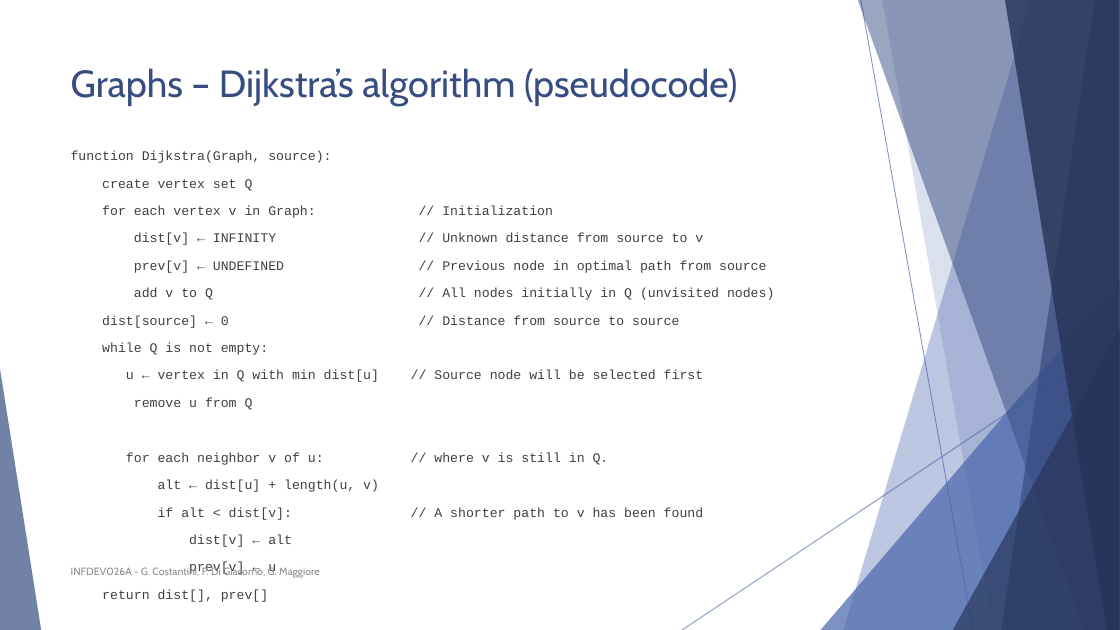
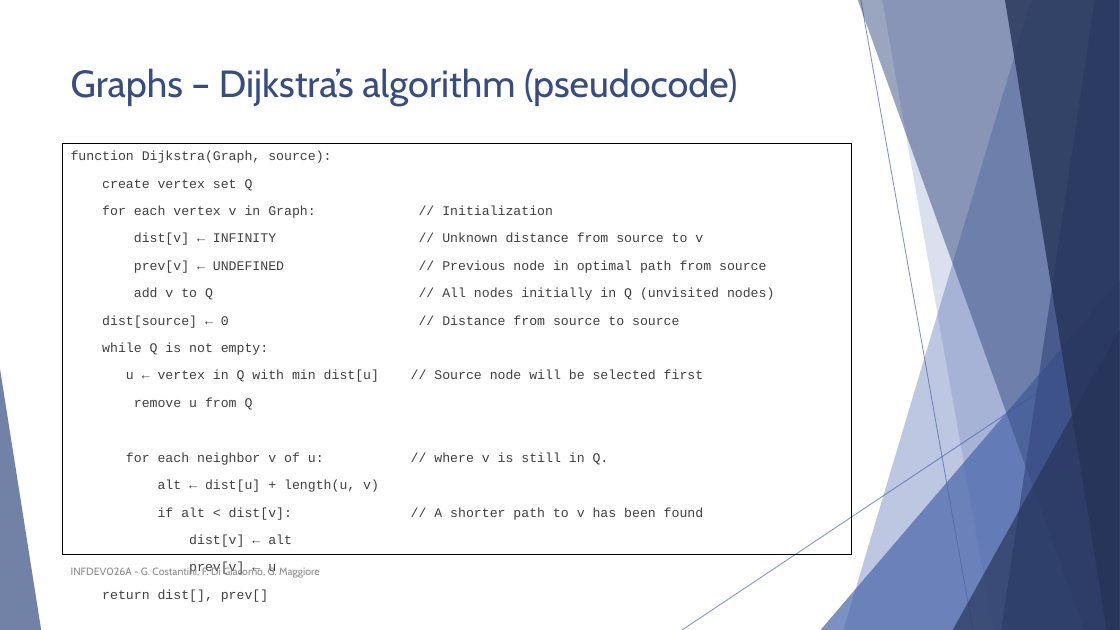
Before and after one commit to polyanos/INFDEV01-6A, a slide deck: slide 47 of Slides/Unit 5 - Graphs.pptx. Drawn at 1120x630 pixels with LibreOffice and Linux fonts; fonts in the diff are those of the drawing. Boxes give left, top, right and bottom in pixels: in the first picture for what was removed or moved away, otherwise in the second. Text is boxed around its words. In the diff, an @@ line names an element or a change of style, - is before the commit and + after.

```diff
--- a/Slides/Unit 5 - Graphs.pptx
+++ b/Slides/Unit 5 - Graphs.pptx
@@ text "function Dijkstra(Graph, source):": place and size @@
-text "function Dijkstra(Graph, source):" at (71,151,774,520)
+text "function Dijkstra(Graph, source):" at (62,144,852,555)
@@ text "function Dijkstra(Graph, source):" at (62,144,852,555): outline none to #000000 0.75 pt @@
```
Also in this commit, not shown: 2 other slides changed, 1 other file.
